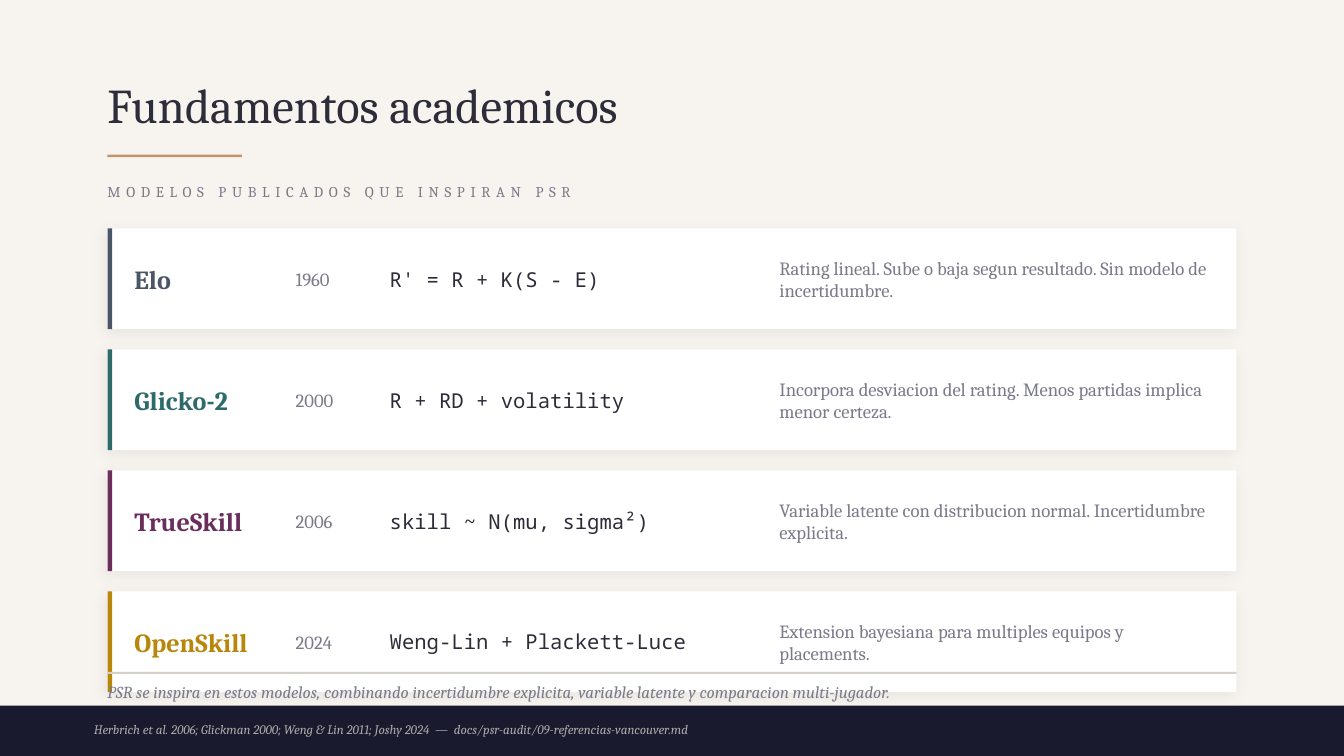
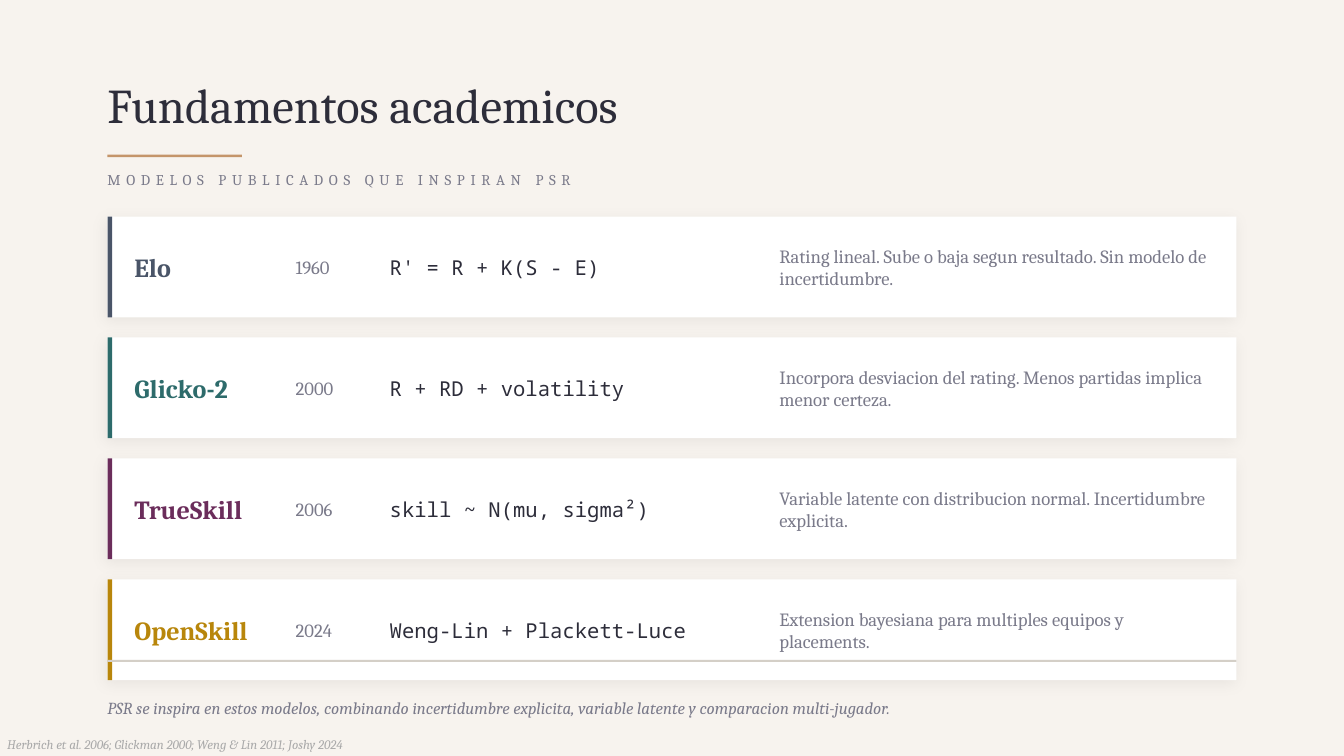
Before and after one commit to DruxMeaney/phoenix-arena, a slide deck: slide 2 of docs/Phoenix_Arena_PSR_Elegante.pptx. Drawn at 1344x756 pixels with LibreOffice and Linux fonts; fonts in the diff are those of the drawing; background and template pictures are left out. Boxes give left, top, right and bottom in pixels: in the first picture for what was removed or moved away, otherwise in the second. Text is boxed around its words. In the diff, an @@ line names an element or a change of style, - is before the commit and + after.

```diff
--- a/docs/Phoenix_Arena_PSR_Elegante.pptx
+++ b/docs/Phoenix_Arena_PSR_Elegante.pptx
@@ 17 texts, 9 rectangles: place and size @@
-17 texts, 9 rectangles at (107,187,1236,692)
+17 texts, 9 rectangles at (107,175,1236,680)
@@ rectangle removed at (0,706,1344,756) @@
@@ text "PSR se inspira en estos ...": place and size @@
-text "PSR se inspira en estos ..." at (107,683,890,702)
+text "PSR se inspira en estos ..." at (107,702,890,718)
@@ text at (7,740,343,752): text changed @@
-Herbrich et al. 2006; Glickman 2000; Weng & Lin 2011; Joshy 2024 — docs/psr-audit/09-referencias-vancouver.md
+Herbrich et al. 2006; Glickman 2000; Weng & Lin 2011; Joshy 2024
```
Also in this commit, not shown: 10 other slides changed, 6 other files.
